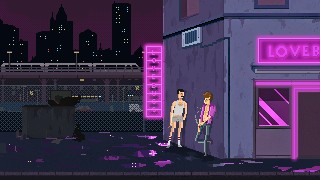
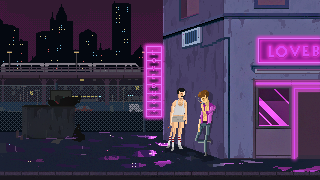
Layers edited between the first and the second 320 × 180 image:
added group "idle subanim(0.1,once)" with 3 layers in group "controlledanim(hector)" over (171, 88, 187, 151)
moved "3" into group "idle subanim(0.1,once)" over (172, 89, 187, 148)
showed "2" (1st of 2, in "controlledanim(hector)" › "idle subanim(0.1,once)"), moved it into group "idle subanim(0.1,once)" over (171, 88, 187, 151)
renamed "RaymondSmoke" to "smoking subanim(-0.2)", moved it into group "controlledanim(intro_ray)" over (182, 88, 216, 149)
hid "0a" over (192, 88, 216, 128)
showed "1b" over (195, 90, 216, 128)
